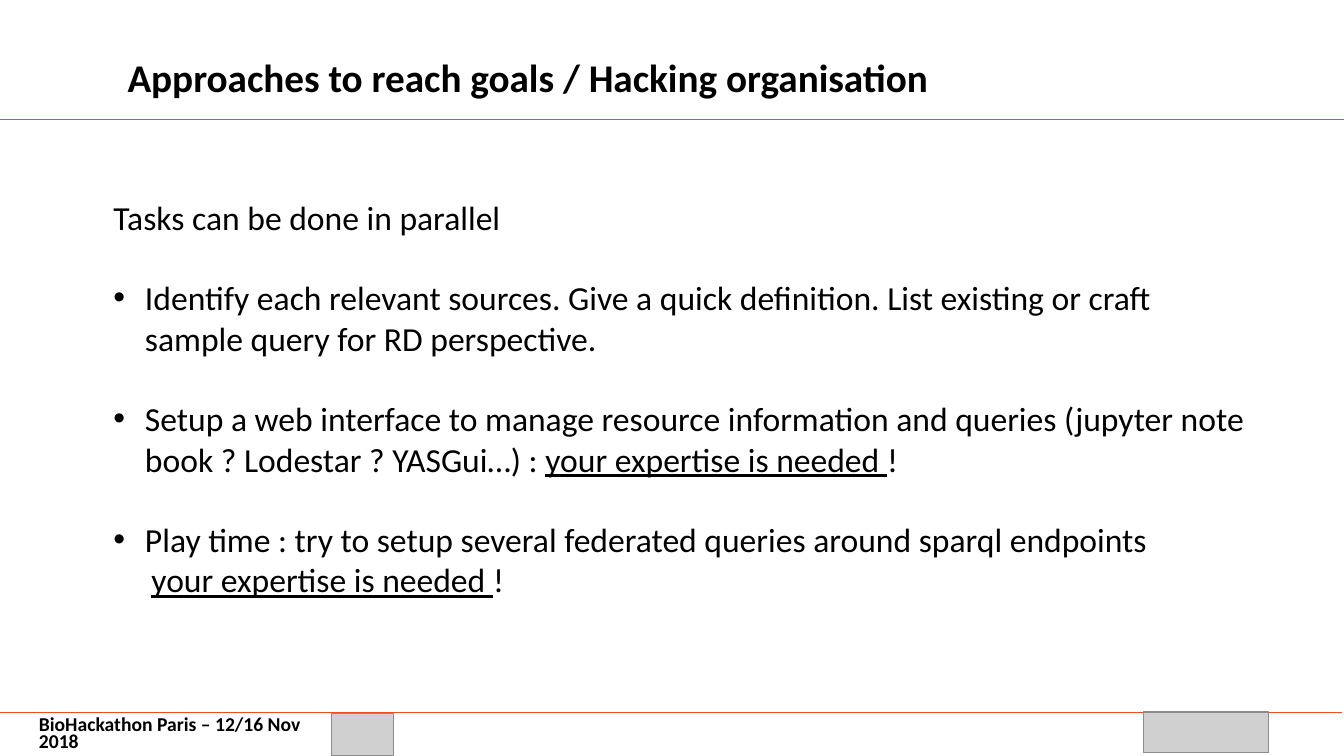
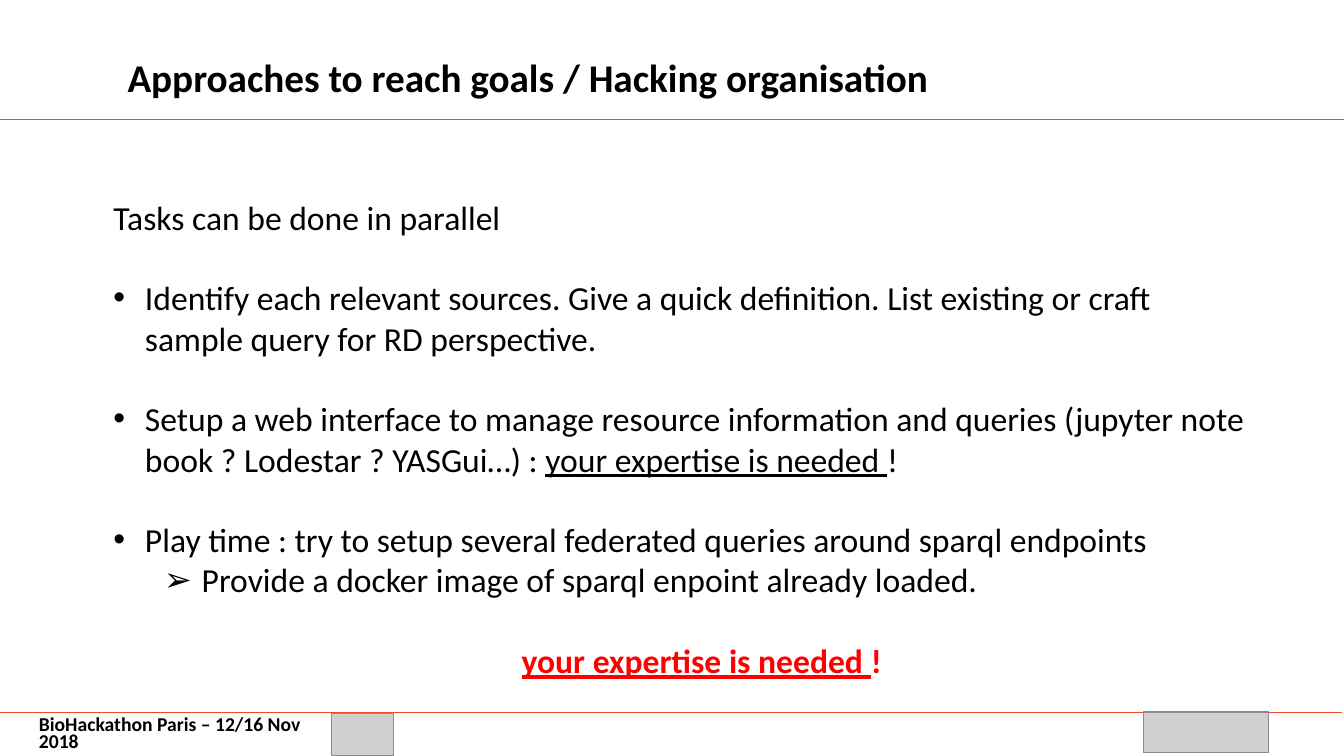
Before and after one commit to elixir-europe/BioHackathon, a slide deck: slide 6 of interoperability/Development of a catalog of federated SPARQL queries in the field of Rare Diseases/BH_Orphanet_SPARQL.pptx. Drawn at 1344x756 pixels with LibreOffice and Linux fonts; fonts in the diff are those of the drawing; grey boxes stand for pictures; background and template pictures are left out. Boxes give left, top, right and bottom in pixels: in the first picture for what was removed or moved away, otherwise in the second. Text is boxed around its words. In the diff, an @@ line names an element or a change of style, - is before the commit and + after.

```diff
--- a/interoperability/Development of a catalog of federated SPARQL queries in the field of Rare Diseases/BH_Orphanet_SPARQL.pptx
+++ b/interoperability/Development of a catalog of federated SPARQL queries in the field of Rare Diseases/BH_Orphanet_SPARQL.pptx
@@ text at [202, 568, 977, 598]: paragraph added @@
+  ➢ Provide a docker image of sparql enpoint already loaded.
@@ text at [522, 649, 863, 679]: text colour #000000 to #FF0000, bold on in "your expertise is needed !"; alignment left to centre @@
```
Also in this commit, not shown: 2 other slides changed.
